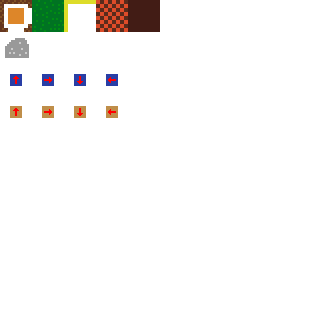
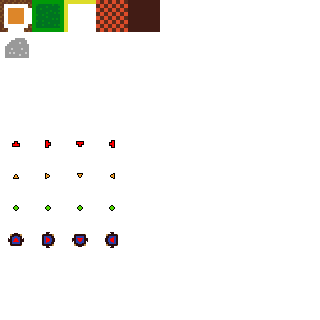
Layers edited between the first and the second 320 × 320 image:
painted on "Layer" over [8,0,118,248]
